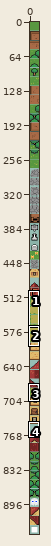
File history of a sprite sheet, sprites/spritesheet.png. Above, an overview of the earlier version with the close-up marked.
Close-up. Before the commit:
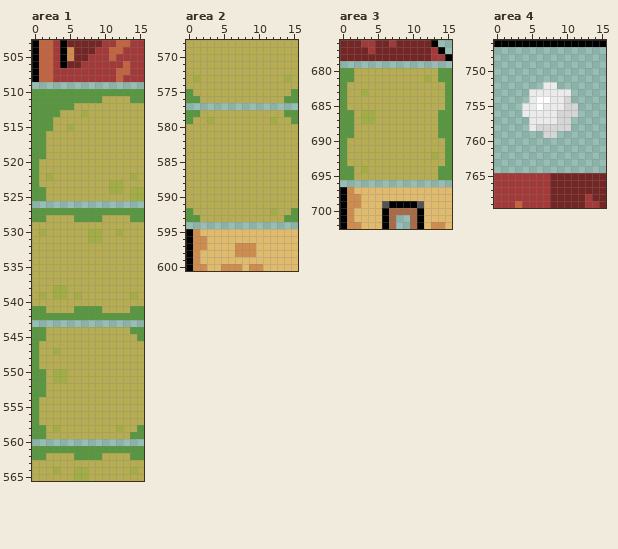
The file is 16x951 pixels. Colours within 5 levels of each other are drawn and written as one. Shown: area 1: x 0..15, y 503..565; area 2: x 0..15, y 568..600; area 3: x 0..15, y 676..702; area 4: x 0..15, y 746..769.
The same view after the edit:
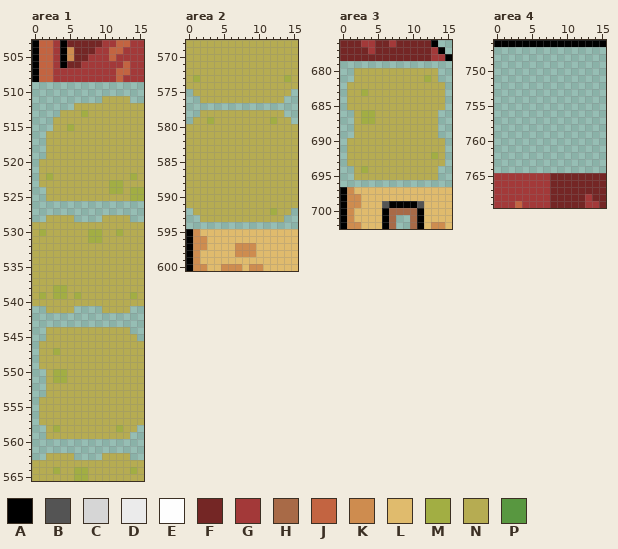
Palette (. is transparent): A #000000  B #545454  C #d6d6d6  D #ebebeb  E #fffffffc  F #742625  G #a33939  H #a86a47  J #c36441  K #ce8c4f  L #e0bb6d  M #a2ae43  N #b6ac52  P #589740
Change:
Changed rows in their new state; - is an unchanged pixel.
Area 1:
first column x 0:
510 ................
511 ..........----..
512 ......----------
513 ....------------
514 ...-------------
515 ...-------------
516 ..--------------
517 ..--------------
518 ..--------------
519 ..--------------
520 .---------------
521 .---------------
522 .---------------
523 .---------------
524 ..--------------
525 ..--------------
527 ................
528 ..----....----..
first column x 0:
541 ..----....----..
542 ................
544 ..------------..
545 ..-------------.
546 .---------------
547 .---------------
548 .---------------
549 .---------------
550 ..--------------
551 ..--------------
552 ..--------------
553 ..--------------
554 .---------------
555 .---------------
556 .---------------
557 .---------------
558 ..-------------.
559 ..------------..
561 ................
562 ..----....----..
Area 2:
first column x 0:
575 .--------------.
576 ..------------..
578 ..------------..
579 .--------------.
first column x 0:
592 .--------------.
593 ..------------..
Area 3:
first column x 0:
680 ..------------..
681 ..------------..
682 .--------------.
683 .--------------.
684 .--------------.
685 .--------------.
686 ..------------..
687 ..------------..
688 ..------------..
689 ..------------..
690 .--------------.
691 .--------------.
692 .--------------.
693 .--------------.
694 ..------------..
695 ..------------..
Area 4:
first column x 4:
752 ---..---
753 -......-
754 -......-
755 ........
756 ........
757 -......-
758 -......-
759 ---..---
